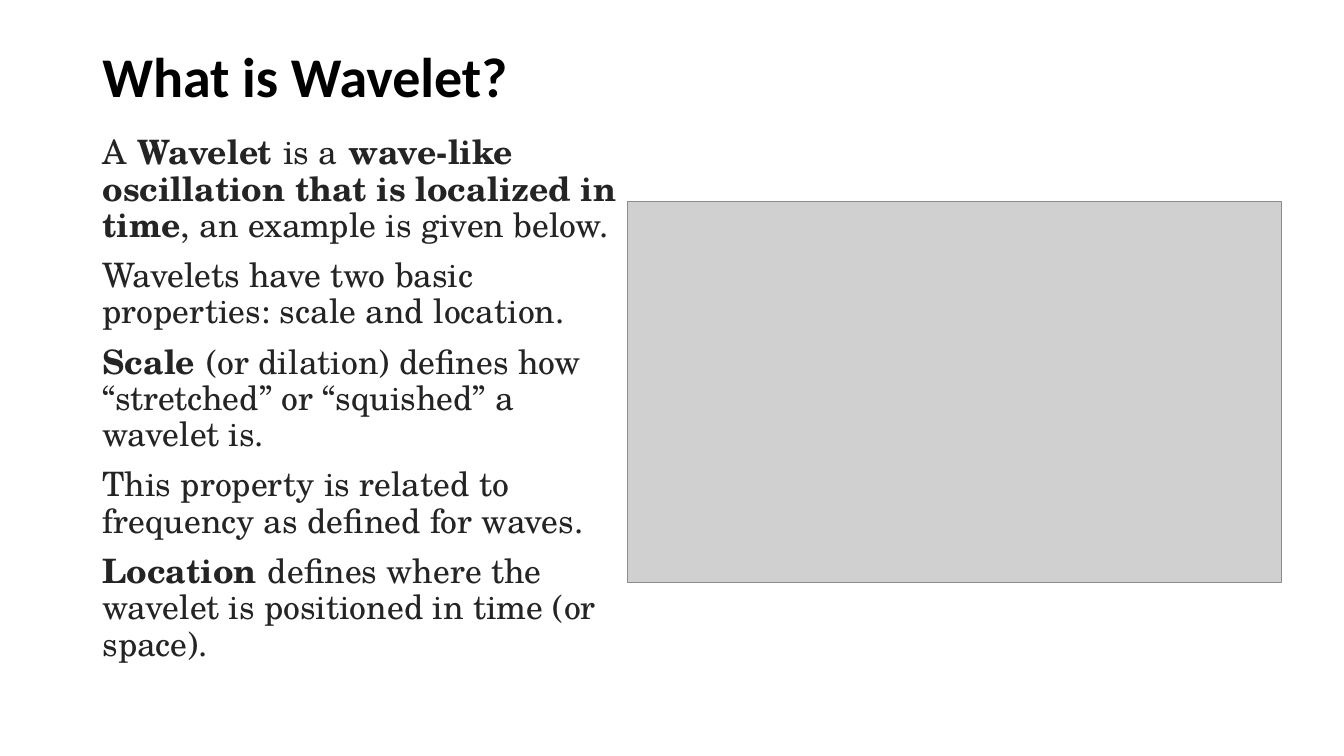
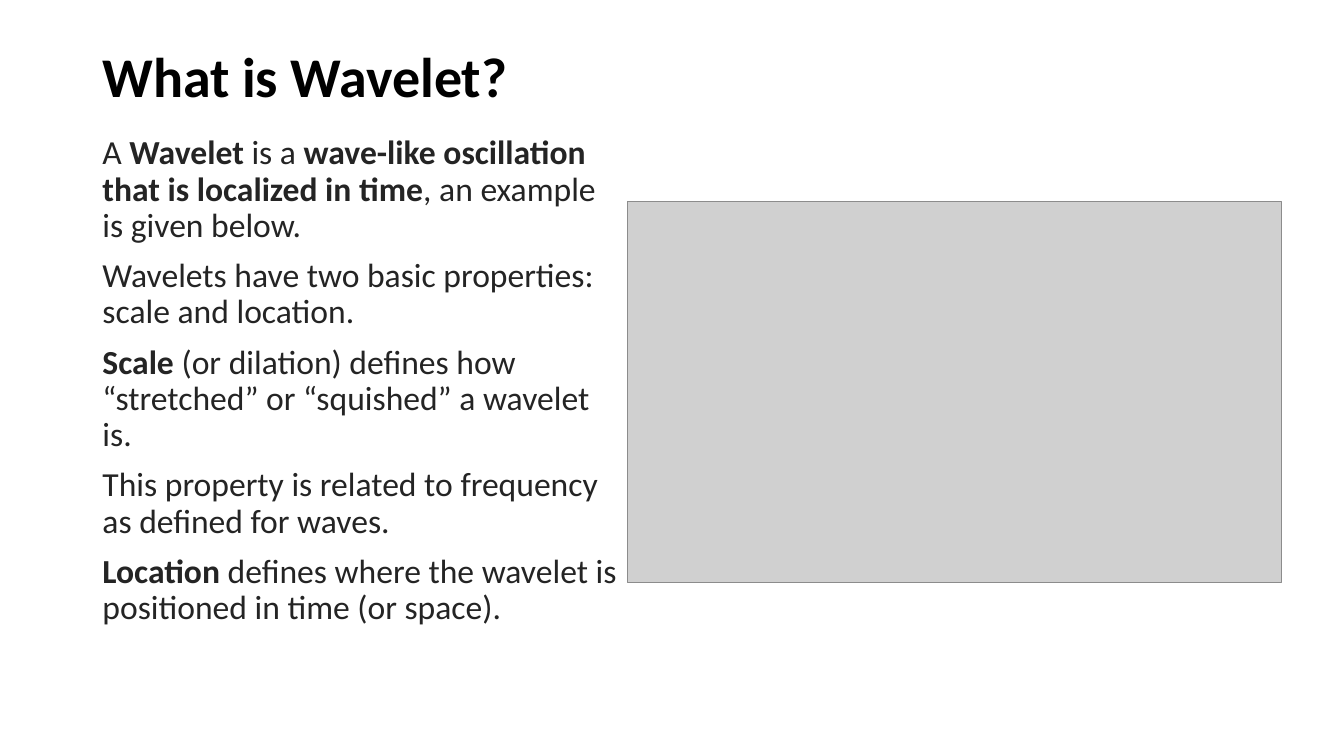
Before and after one commit to CodeBlocker007/Wavelet-Analysis, a slide deck: slide 2 of WaveletAnalysis.pptx. Drawn at 1344x756 pixels with LibreOffice and Linux fonts; fonts in the diff are those of the drawing; grey boxes stand for pictures. Boxes give left, top, right and bottom in pixels: in the first picture for what was removed or moved away, otherwise in the second. Text is boxed around its words. In the diff, an @@ line names an element or a change of style, - is before the commit and + after.

```diff
--- a/WaveletAnalysis.pptx
+++ b/WaveletAnalysis.pptx
@@ text "A Wavelet is a wave-like ..." at (102, 140, 617, 625): font TeX Gyre Schola to Calibri @@
```
Also in this commit, not shown: 1 other slide changed, 5 slides added, 1 slide removed, 5 other files.
